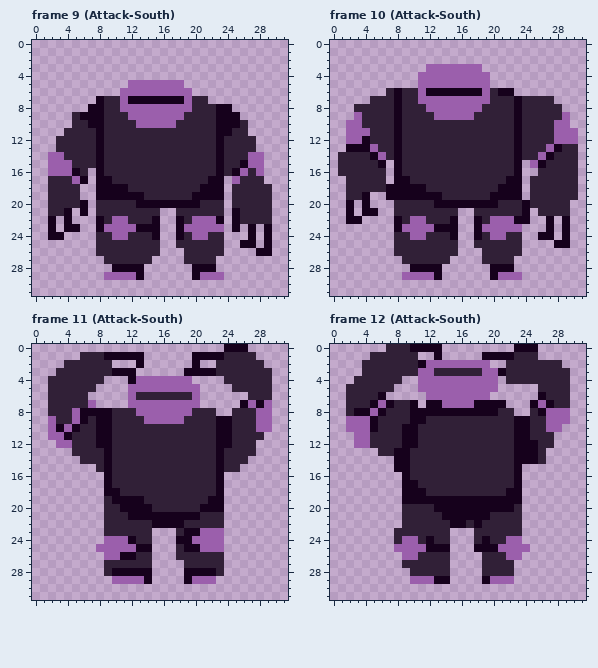
One commit to this pixel-art file: Assets/Textures/Exports/MeleeWalk.aseprite. That is the earlier state.
32x32 pixels, 22 frames. Shown: frame 9 (Attack-South), frame 10 (Attack-South), frame 11 (Attack-South), frame 12 (Attack-South). The commit also changed other frames, which this record leaves out.
And afterwards:
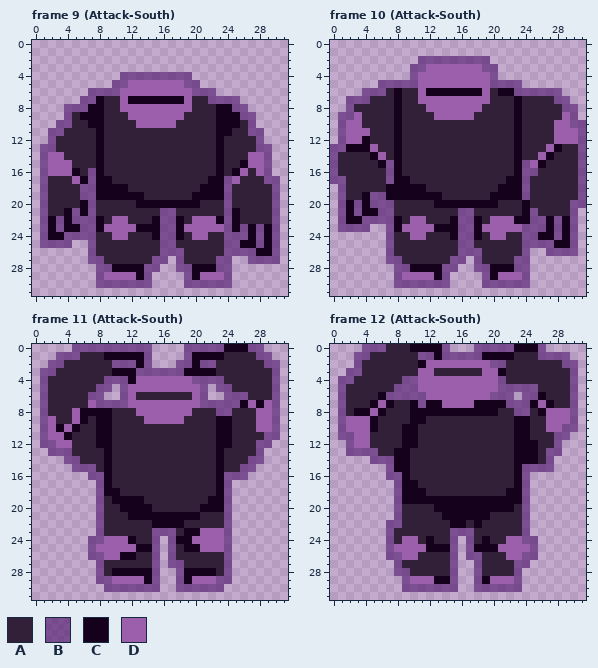
Palette (. is transparent): A #312037  B #552072a8  C #16011c  D #9b5fac
The author wrote: Added outline to melee enemy
The edit:
layer "Layer 2" added
Frame 9 (Attack-South), layer "Layer 2":
y 4: x 11..19 ......... -> BBBBBBBBB
y 5: x 10..11 .. -> BB; x 19..20 .. -> BB
y 6: x 7..10 .... -> BBBB; x 20..22 ... -> BBB
y 7: x 6..7 .. -> BB; x 22..25 .... -> BBBB
y 8: x 4..6 ... -> BBB; x 25..26 .. -> BB
y 9: x 4 . -> B; x 26..27 .. -> BB
y 10: x 3..4 .. -> BB; x 27 . -> B
y 11: x 2..3 .. -> BB; x 27..28 .. -> BB
y 12: x 2 . -> B; x 28 . -> B
y 13: x 1..2 .. -> BB; x 28..29 .. -> BB
y 14..15: x 1 . -> B; x 29 . -> B
y 16: x 1 . -> B; x 7 . -> B; x 29 . -> B
y 17: x 1 . -> B; x 7 . -> B; x 24 . -> B; x 29..30 .. -> BB
y 18..19: x 1 . -> B; x 6..7 .. -> BB; x 24 . -> B; x 30 . -> B
y 20: x 1 . -> B; x 7 . -> B; x 24 . -> B; x 30 . -> B
y 21: x 1 . -> B; x 5 . -> B; x 7 . -> B; x 16..17 .. -> BB; x 24 . -> B; x 30 . -> B
y 22: x 1 . -> B; x 3 . -> B; x 5..7 ... -> BBB; x 16..17 .. -> BB; x 24 . -> B; x 30 . -> B
y 23: x 1 . -> B; x 3 . -> B; x 6..7 .. -> BB; x 16..17 .. -> BB; x 24 . -> B; x 26 . -> B; x 28 . -> B; x 30 . -> B
y 24: x 1 . -> B; x 4..7 .... -> BBBB; x 16..17 .. -> BB; x 24..26 ... -> BBB; x 28 . -> B; x 30 . -> B
y 25: x 1..4 .... -> BBBB; x 7 . -> B; x 16..17 .. -> BB; x 24..25 .. -> BB; x 28 . -> B; x 30 . -> B
y 26: x 7 . -> B; x 16..18 ... -> BBB; x 24..27 .... -> BBBB; x 30 . -> B
y 27: x 7..8 .. -> BB; x 15..16 .. -> BB; x 18 . -> B; x 23..24 .. -> BB; x 27..30 .... -> BBBB
y 28: x 8..9 .. -> BB; x 14..15 .. -> BB; x 18..19 .. -> BB; x 23..24 .. -> BB
y 29: x 8 . -> B; x 14 . -> B; x 19 . -> B; x 24 . -> B
y 30: x 8..14 ....... -> BBBBBBB; x 19..24 ...... -> BBBBBB
Frame 10 (Attack-South), layer "Layer 2":
y 2: x 11..19 ......... -> BBBBBBBBB
y 3: x 10..11 .. -> BB; x 19..20 .. -> BB
y 4: x 10 . -> B; x 20 . -> B
y 5: x 6..10 ..... -> BBBBB; x 20..23 .... -> BBBB
y 6: x 4..6 ... -> BBB; x 23..28 ...... -> BBBBBB
y 7: x 2..4 ... -> BBB; x 28..29 .. -> BB
y 8: x 2 . -> B; x 29..30 .. -> BB
y 9: x 1..2 .. -> BB; x 30 . -> B
y 10: x 1 . -> B; x 30..31 .. -> BB
y 11..12: x 1 . -> B; x 31 . -> B
y 13: x 0..1 .. -> BB; x 31 . -> B
y 14: x 0 . -> B; x 31 . -> B
y 15: x 0 . -> B; x 7 . -> B; x 24 . -> B; x 31 . -> B
y 16: x 0 . -> B; x 7 . -> B; x 24..25 .. -> BB; x 31 . -> B
y 17: x 0..1 .. -> BB; x 7 . -> B; x 24 . -> B; x 31 . -> B
y 18: x 1 . -> B; x 24 . -> B; x 31 . -> B
y 19: x 1 . -> B; x 5..6 .. -> BB; x 24 . -> B; x 31 . -> B
y 20: x 1 . -> B; x 3 . -> B; x 5..7 ... -> BBB; x 30..31 .. -> BB
y 21: x 1 . -> B; x 3 . -> B; x 6..7 .. -> BB; x 16..17 .. -> BB; x 25 . -> B; x 30 . -> B
y 22: x 1 . -> B; x 4..7 .... -> BBBB; x 16..17 .. -> BB; x 25..26 .. -> BB; x 28 . -> B; x 30 . -> B
y 23: x 1..4 .... -> BBBB; x 7 . -> B; x 16..17 .. -> BB; x 24..26 ... -> BBB; x 28 . -> B; x 30 . -> B
y 24: x 7 . -> B; x 16..17 .. -> BB; x 24..25 .. -> BB; x 28 . -> B; x 30 . -> B
y 25: x 7 . -> B; x 16..17 .. -> BB; x 24..27 .... -> BBBB; x 30 . -> B
y 26: x 7 . -> B; x 16..18 ... -> BBB; x 24 . -> B; x 27..30 .... -> BBBB
y 27: x 7..8 .. -> BB; x 15..16 .. -> BB; x 18 . -> B; x 23..24 .. -> BB
y 28: x 8..9 .. -> BB; x 14..15 .. -> BB; x 18..19 .. -> BB; x 23..24 .. -> BB
y 29: x 8 . -> B; x 14 . -> B; x 19 . -> B; x 24 . -> B
y 30: x 8..14 ....... -> BBBBBBB; x 19..24 ...... -> BBBBBB
Frame 11 (Attack-South), layer "Layer 2":
y 0: x 5..14 .......... -> BBBBBBBBBB; x 19..23 ..... -> BBBBB; x 27..28 .. -> BB
y 1: x 3..5 ... -> BBB; x 14 . -> B; x 19 . -> B; x 28..29 .. -> BB
y 2: x 2..3 .. -> BB; x 10..12 ... -> BBB; x 14 . -> B; x 18..19 .. -> BB; x 21..22 .. -> BB; x 29..30 .. -> BB
y 3: x 1..2 .. -> BB; x 13..18 ...... -> BBBBBB; x 30 . -> B
y 4: x 1 . -> B; x 9..11 ... -> BBB; x 20..23 .... -> BBBB; x 30 . -> B
y 5: x 1 . -> B; x 8..9 .. -> BB; x 11 . -> B; x 21 . -> B; x 23..24 .. -> BB; x 30 . -> B
y 6: x 1 . -> B; x 7..8 .. -> BB; x 11 . -> B; x 21 . -> B; x 24..26 ... -> BBB; x 30 . -> B
y 7: x 1 . -> B; x 8..11 .... -> BBBB; x 21..25 ..... -> BBBBB; x 30 . -> B
y 8: x 1 . -> B; x 23..24 .. -> BB; x 30 . -> B
y 9..10: x 1 . -> B; x 30 . -> B
y 11: x 1 . -> B; x 29..30 .. -> BB
y 12: x 1..2 .. -> BB; x 28..29 .. -> BB
y 13: x 2..4 ... -> BBB; x 28 . -> B
y 14: x 4..5 .. -> BB; x 27..28 .. -> BB
y 15: x 5..7 ... -> BBB; x 26..27 .. -> BB
y 16: x 7..8 .. -> BB; x 24..26 ... -> BBB
y 17..22: x 8 . -> B; x 24 . -> B
y 23: x 8 . -> B; x 15..17 ... -> BBB; x 24 . -> B
y 24: x 7..8 .. -> BB; x 15 . -> B; x 17 . -> B; x 24 . -> B
y 25: x 7 . -> B; x 15 . -> B; x 17 . -> B; x 24 . -> B
y 26: x 7..8 .. -> BB; x 15 . -> B; x 17 . -> B; x 24 . -> B
y 27: x 8 . -> B; x 15 . -> B; x 17..18 .. -> BB; x 24 . -> B
y 28: x 8 . -> B; x 15 . -> B; x 18 . -> B; x 24 . -> B
y 29: x 8..9 .. -> BB; x 15 . -> B; x 18 . -> B; x 23..24 .. -> BB
y 30: x 9..15 ....... -> BBBBBBB; x 18..23 ...... -> BBBBBB
Frame 12 (Attack-South), layer "Layer 2":
y 0: x 4..6 ... -> BBB; x 14 . -> B; x 18..22 ..... -> BBBBB; x 26 . -> B
y 1: x 3..4 .. -> BB; x 11..12 .. -> BB; x 14..18 ..... -> BBBBB; x 26..29 .... -> BBBB
y 2: x 3 . -> B; x 20..21 .. -> BB; x 29..30 .. -> BB
y 3: x 2..3 .. -> BB; x 30 . -> B
y 4: x 1..2 .. -> BB; x 9..10 .. -> BB; x 21 . -> B; x 30 . -> B
y 5: x 1 . -> B; x 8..10 ... -> BBB; x 21..25 ..... -> BBBBB; x 30 . -> B
y 6: x 1 . -> B; x 7..11 ..... -> BBBBB; x 20..22 ... -> BBB; x 24..25 .. -> BB; x 30 . -> B
y 7: x 1 . -> B; x 11 . -> B; x 22..24 ... -> BBB; x 30 . -> B
y 8: x 1 . -> B; x 23..24 .. -> BB; x 30 . -> B
y 9: x 1 . -> B; x 30 . -> B
y 10: x 1 . -> B; x 29..30 .. -> BB
y 11: x 1..2 .. -> BB; x 28..29 .. -> BB
y 12: x 2 . -> B; x 28 . -> B
y 13: x 2..5 .... -> BBBB; x 27..28 .. -> BB
y 14: x 5..7 ... -> BBB; x 27 . -> B
y 15: x 7 . -> B; x 24..27 .... -> BBBB
y 16: x 7..8 .. -> BB; x 24 . -> B
y 17..21: x 8 . -> B; x 24 . -> B
y 22: x 7..8 .. -> BB; x 24 . -> B
y 23: x 7 . -> B; x 15..17 ... -> BBB; x 24 . -> B
y 24: x 7 . -> B; x 15 . -> B; x 17 . -> B; x 24..25 .. -> BB
y 25: x 7 . -> B; x 15 . -> B; x 17 . -> B; x 25 . -> B
y 26: x 7..8 .. -> BB; x 15 . -> B; x 17..18 .. -> BB; x 24..25 .. -> BB
y 27: x 8 . -> B; x 15 . -> B; x 18 . -> B; x 23..24 .. -> BB
y 28: x 8..9 .. -> BB; x 15 . -> B; x 18 . -> B; x 23 . -> B
y 29: x 9 . -> B; x 15 . -> B; x 18 . -> B; x 23 . -> B
y 30: x 9..15 ....... -> BBBBBBB; x 18..23 ...... -> BBBBBB
Changed places in both pictures, as pixel boxes (x1, y1, x2, y2):
added: (40, 72, 280, 288)
added: (330, 56, 586, 288)
added: (40, 344, 280, 592)
added: (338, 344, 578, 592)
